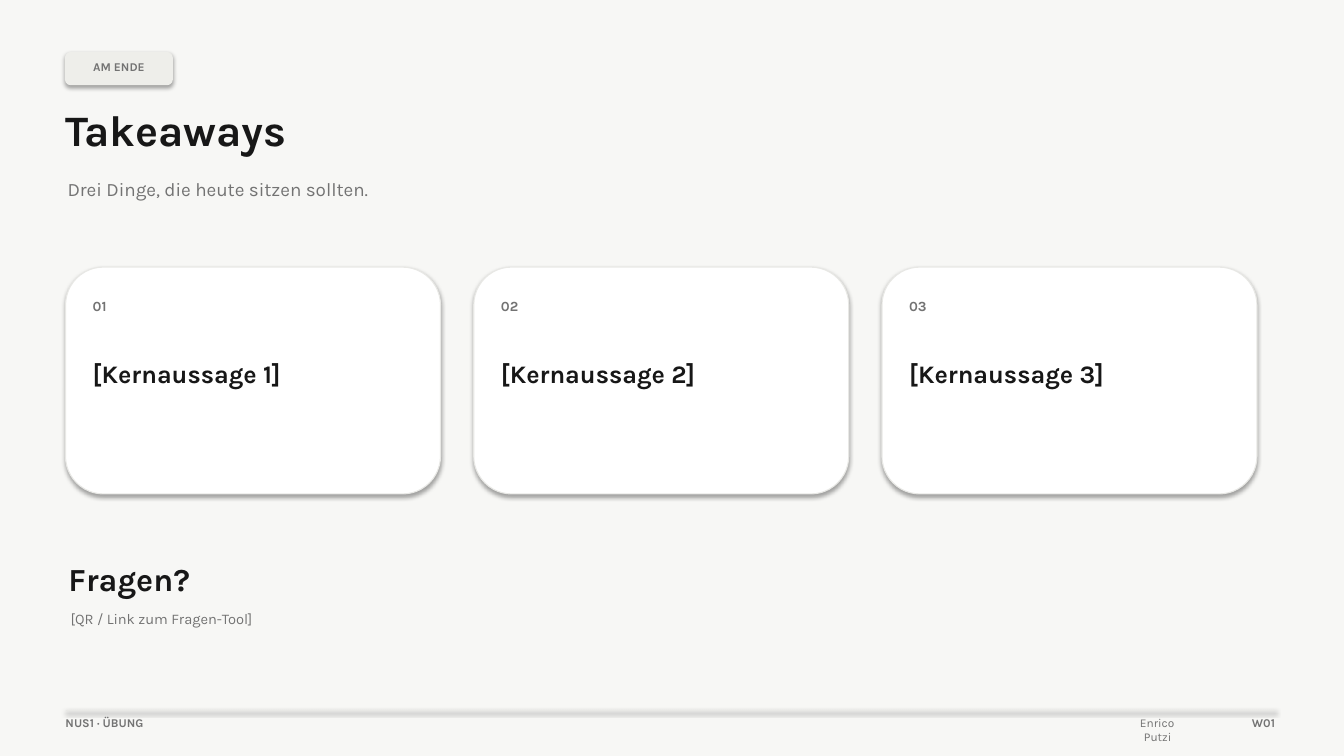
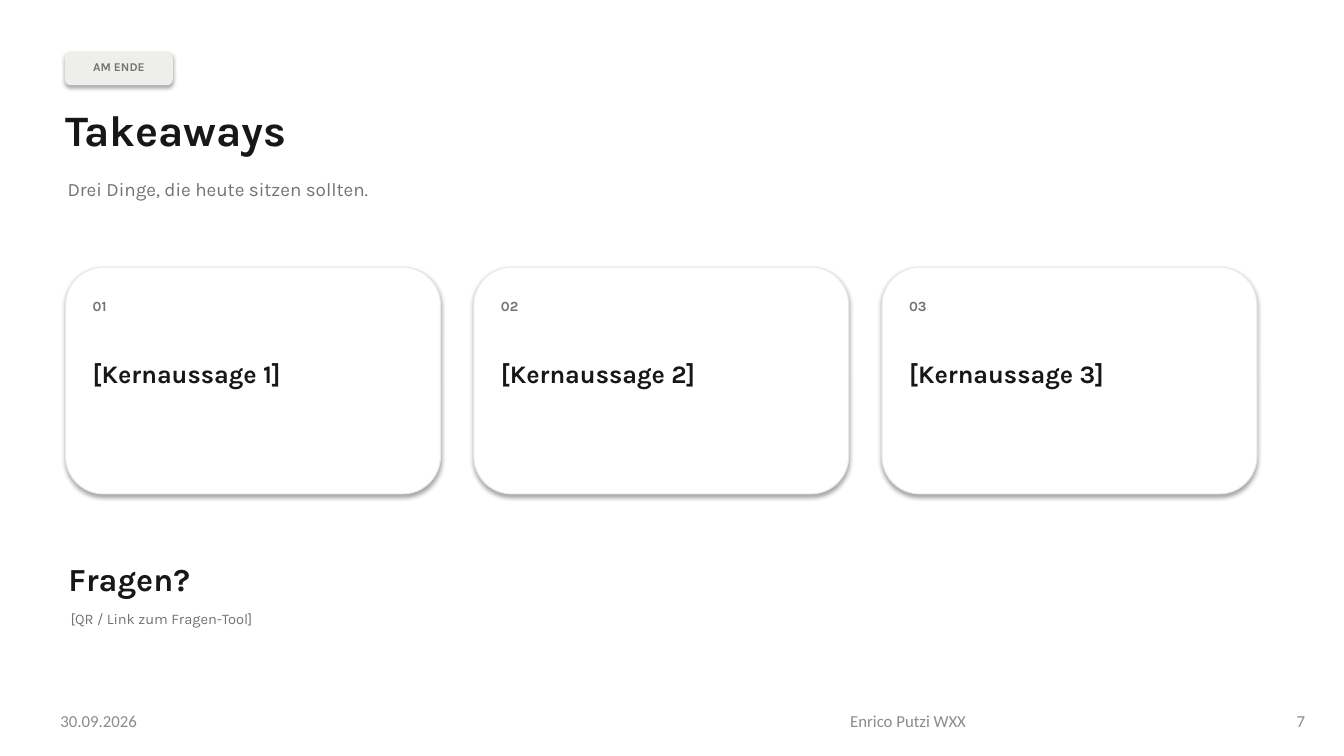
Before and after one commit to eputzi/eputzi.github.io, a slide deck: slide 7 of courses/nus1/files/slides/template.pptx. Drawn at 1344x756 pixels with LibreOffice and Linux fonts; fonts in the diff are those of the drawing. Boxes give left, top, right and bottom in pixels: in the first picture for what was removed or moved away, otherwise in the second. Text is boxed around its words. In the diff, an @@ line names an element or a change of style, - is before the commit and + after.

```diff
--- a/courses/nus1/files/slides/template.pptx
+++ b/courses/nus1/files/slides/template.pptx
@@ background #F7F7F5 to #FFFFFF @@
@@ text added at (60, 716, 136, 727), 12 pt, text #8C8C8C @@
+30.09.2026
@@ text removed at (65, 717, 144, 727) @@
-NUS1 · ÜBUNG
@@ line removed from (66, 711) to (1275, 711) @@
@@ text "Enrico Putzi WXX" at (850, 715, 966, 727): vertical alignment top to middle @@
@@ text at (850, 715, 966, 727): text changed; size 8.5 to 12 pt; font Karla to Calibri; text colour #737373 to #8C8C8C @@
-Enrico Putzi
+Enrico Putzi WXX
@@ text removed at (1252, 719, 1275, 727) @@
-W01
@@ page number added at (1297, 716, 1305, 727), 12 pt, text #8C8C8C @@
+7
```
Also in this commit, not shown: 7 other slides changed, 3 other files.
